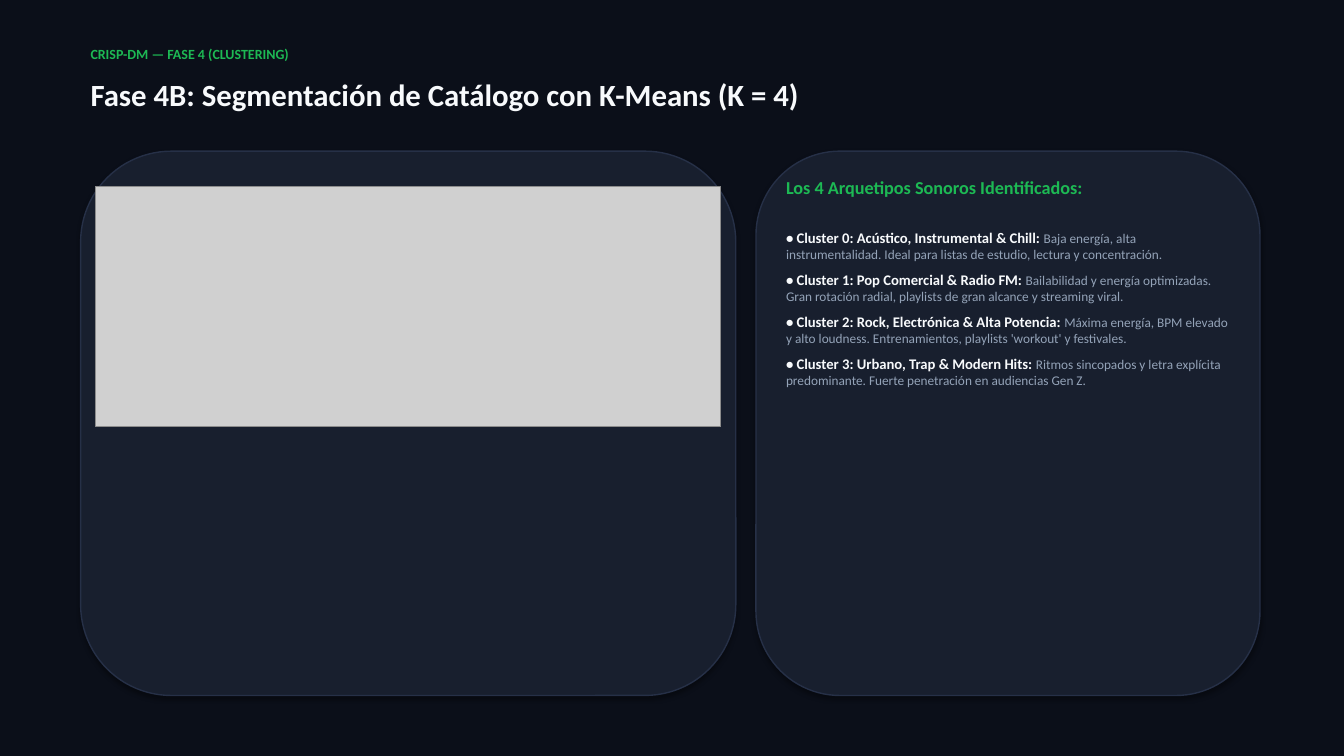
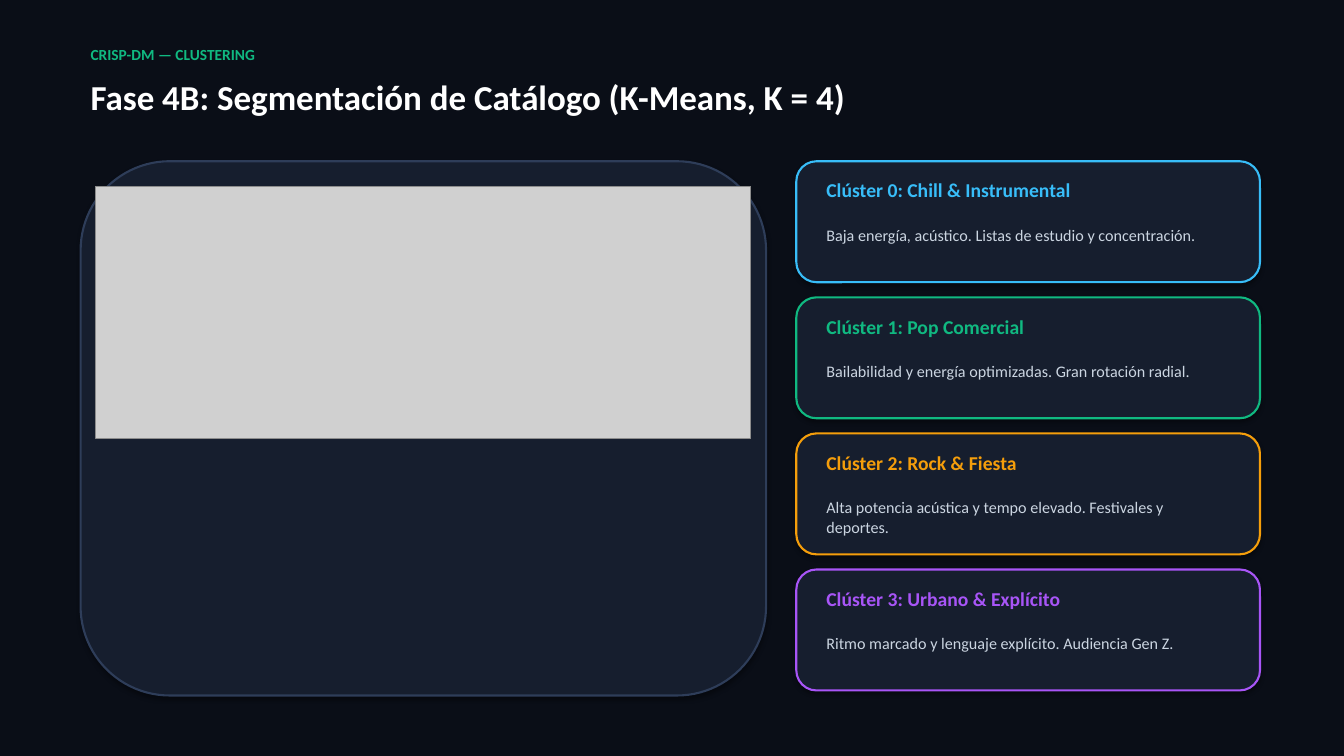
Before and after one commit to mkinaa/MineriaDatos, a slide deck: slide 5 of docs/PRESENTACION_PROYECTO_CRISP_DM.pptx. Drawn at 1344x756 pixels with LibreOffice and Linux fonts; fonts in the diff are those of the drawing; grey boxes stand for pictures. Boxes give left, top, right and bottom in pixels: in the first picture for what was removed or moved away, otherwise in the second. Text is boxed around its words. In the diff, an @@ line names an element or a change of style, - is before the commit and + after.

Commit message:
style: rediseño visual de presentaciones pptx con letras grandes y sintesis ejecutiva

```diff
--- a/docs/PRESENTACION_PROYECTO_CRISP_DM.pptx
+++ b/docs/PRESENTACION_PROYECTO_CRISP_DM.pptx
@@ rectangle at (0, 0, 1344, 756): fill #0B0F19 to #0A0E17 @@
@@ text at (91, 50, 254, 60): text changed; size 10 to 11 pt; text colour #1DB954 to #10B981 @@
-CRISP-DM — FASE 4 (CLUSTERING)
+CRISP-DM — CLUSTERING
@@ text at (91, 84, 845, 116): text changed; size 22 to 25 pt; text colour #F8FAFC to #FFFFFF @@
-Fase 4B: Segmentación de Catálogo con K-Means (K = 4)
+Fase 4B: Segmentación de Catálogo (K-Means, K = 4)
@@ rounded rectangle: place and size @@
-rounded rectangle at (81, 151, 736, 696)
+rounded rectangle at (81, 161, 766, 696)
@@ rounded rectangle at (81, 161, 766, 696): fill #181F2E to #161E2E; outline #263047 1 pt to #2E3D59 1.5 pt @@
@@ rounded rectangle: place and size @@
-rounded rectangle at (756, 151, 1260, 696)
+rounded rectangle at (797, 161, 1260, 282)
@@ rounded rectangle at (797, 161, 1260, 282): fill #181F2E to #161E2E; outline #263047 1 pt to #38BDF8 1.5 pt @@
@@ picture: place and size @@
-picture at (96, 187, 721, 426)
+picture at (96, 187, 751, 439)
@@ text at (826, 183, 1195, 244): text changed; size 9.5 to 11.5 pt; text colour #94A3B8 to #CBD5E1 @@
-Los 4 Arquetipos Sonoros Identificados:
-• Cluster 0: Acústico, Instrumental & Chill: Baja energía, alta instrumentalidad. Ideal para listas de estudio, lectura y concentración.
-• Cluster 1: Pop Comercial & Radio FM: Bailabilidad y energía optimizadas. Gran rotación radial, playlists de gran alcance y streaming viral.
-• Cluster 2: Rock, Electrónica & Alta Potencia: Máxima energía, BPM elevado y alto loudness. Entrenamientos, playlists 'workout' y festivales.
-• Cluster 3: Urbano, Trap & Modern Hits: Ritmos sincopados y letra explícita predominante. Fuerte penetración en audiencias Gen Z.
+Clúster 0: Chill & Instrumental
+Baja energía, acústico. Listas de estudio y concentración.
@@ rounded rectangle added at (797, 297, 1260, 418), fill #161E2E, outline #10B981 1.5 pt @@
@@ text added at (826, 320, 1190, 380), 11.5 pt, text #CBD5E1 @@
+Clúster 1: Pop Comercial
+Bailabilidad y energía optimizadas. Gran rotación radial.
@@ rounded rectangle added at (797, 434, 1260, 555), fill #161E2E, outline #F59E0B 1.5 pt @@
@@ text added at (826, 456, 1163, 536), 11.5 pt, text #CBD5E1 @@
+Clúster 2: Rock & Fiesta
+Alta potencia acústica y tempo elevado. Festivales y deportes.
@@ rounded rectangle added at (797, 570, 1260, 691), fill #161E2E, outline #A855F7 1.5 pt @@
@@ text added at (826, 592, 1174, 652), 11.5 pt, text #CBD5E1 @@
+Clúster 3: Urbano & Explícito
+Ritmo marcado y lenguaje explícito. Audiencia Gen Z.
```
Also in this commit, not shown: 7 other slides changed, 2 other files.
